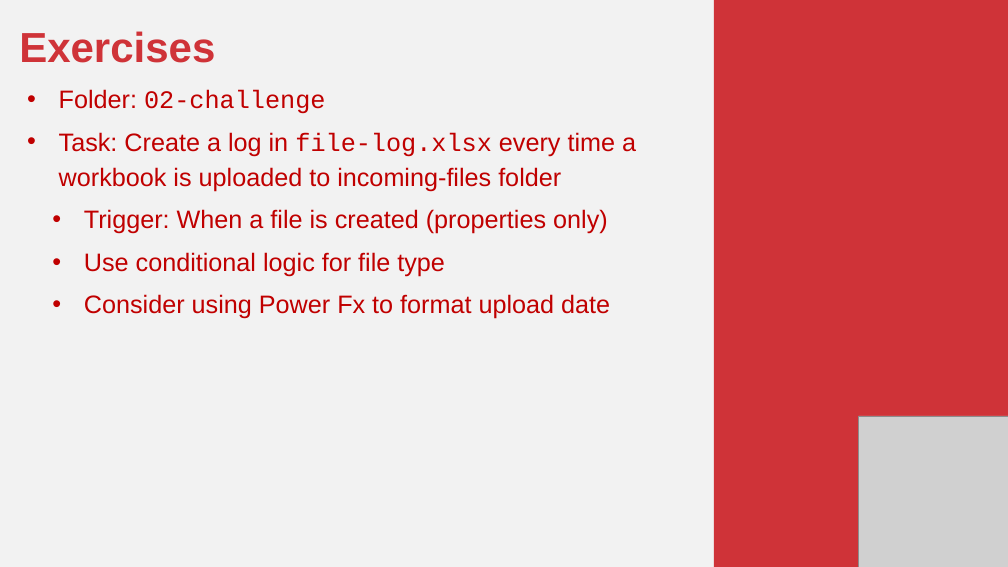
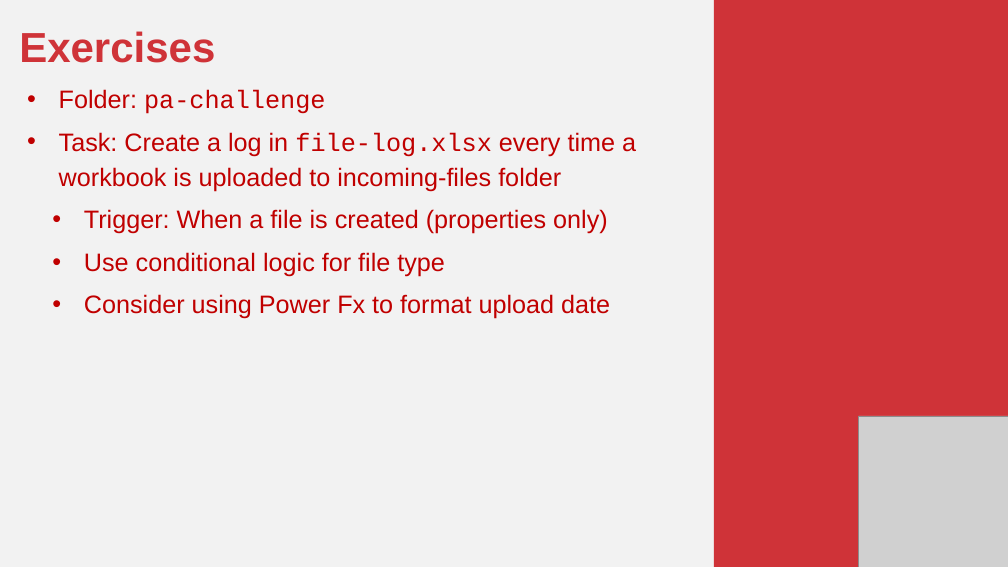
Before and after one commit to summerofgeorge/gxls-power-platform, a slide deck: slide 17 of gxls-power-platform-slides.pptx (slide 18 before the commit). Drawn at 1008x567 pixels with LibreOffice and Linux fonts; fonts in the diff are those of the drawing; grey boxes stand for pictures. Boxes give left, top, right and bottom in pixels: in the first picture for what was removed or moved away, otherwise in the second. Text is boxed around its words. In the diff, an @@ line names an element or a change of style, - is before the commit and + after.

```diff
--- a/gxls-power-platform-slides.pptx
+++ b/gxls-power-platform-slides.pptx
@@ text at (59,89,325,114): text changed @@
-• Folder: 02-challenge
+• Folder: pa-challenge
```
Also in this commit, not shown: 1 other slide changed, 5 slides added, 1 slide removed, 19 other files.
